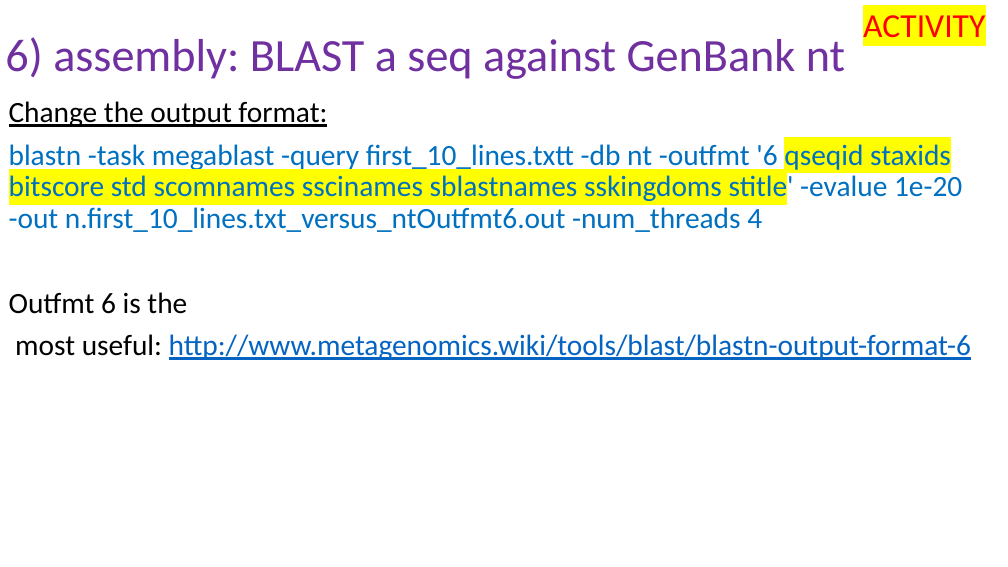
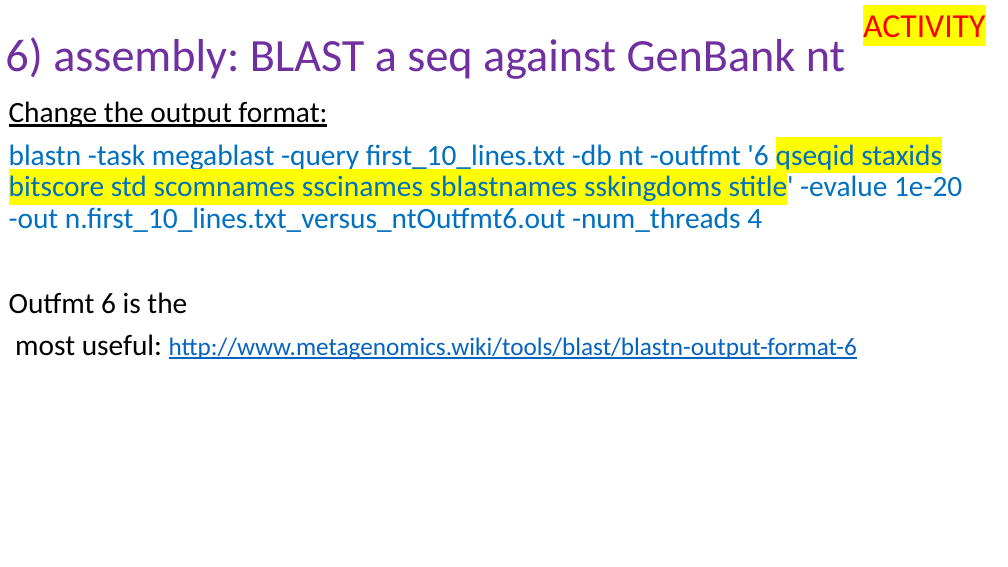
Before and after one commit to peterthorpe5/Sys_admin, a slide deck: slide 22 of cluster_course/powerpoint/6_assembly.pptx. Drawn at 1008x567 pixels with LibreOffice and Linux fonts; fonts in the diff are those of the drawing. Boxes give left, top, right and bottom in pixels: in the first picture for what was removed or moved away, otherwise in the second. Text is boxed around its words. In the diff, an @@ line names an element or a change of style, - is before the commit and + after.

```diff
--- a/cluster_course/powerpoint/6_assembly.pptx
+++ b/cluster_course/powerpoint/6_assembly.pptx
@@ text at (9, 144, 962, 232): text changed @@
-blastn -task megablast -query first_10_lines.txtt -db nt -outfmt '6 qseqid staxids bitscore std scomnames sscinames sblastnames sskingdoms stitle' -evalue 1e-20 -out n.first_10_lines.txt_versus_ntOutfmt6.out -num_threads 4
+blastn -task megablast -query first_10_lines.txt -db nt -outfmt '6 qseqid staxids bitscore std scomnames sscinames sblastnames sskingdoms stitle' -evalue 1e-20 -out n.first_10_lines.txt_versus_ntOutfmt6.out -num_threads 4
@@ text at (15, 334, 857, 360): size 28 to 24 pt in "http://www.metagenomics.wiki/tools/blast/blastn-output-forma ..." @@
```
Also in this commit, not shown: 1 other file.
